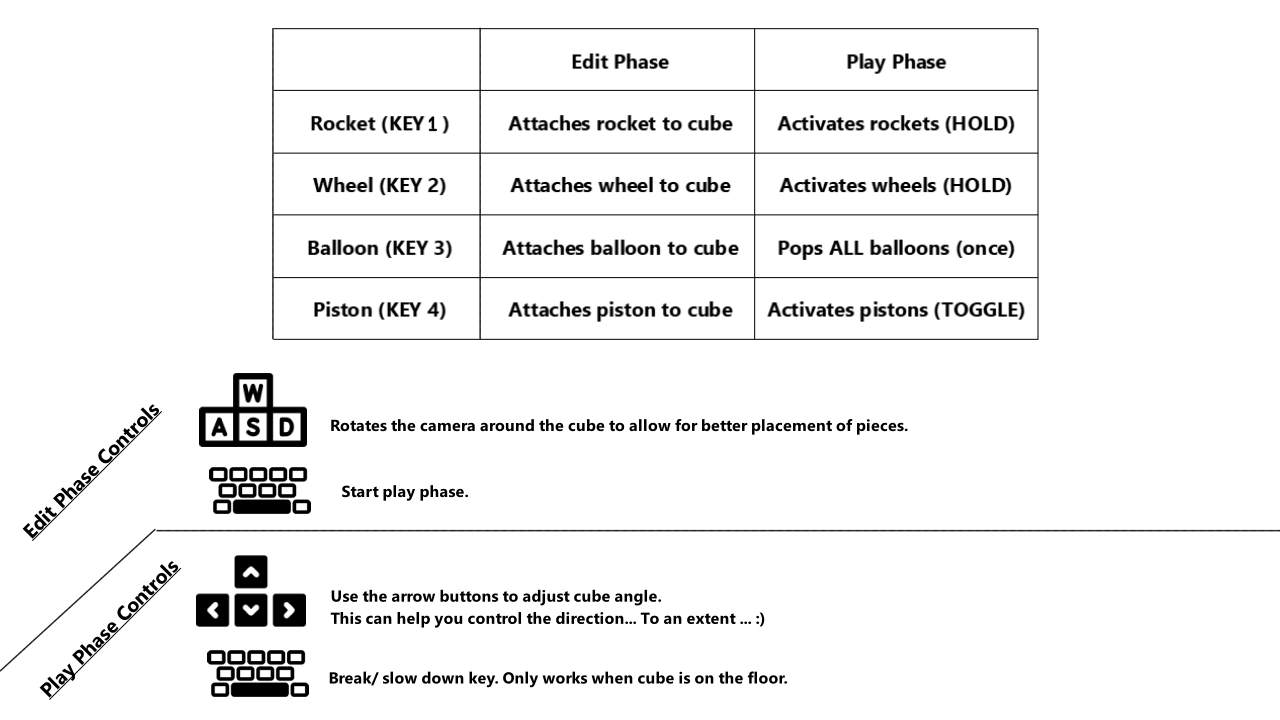
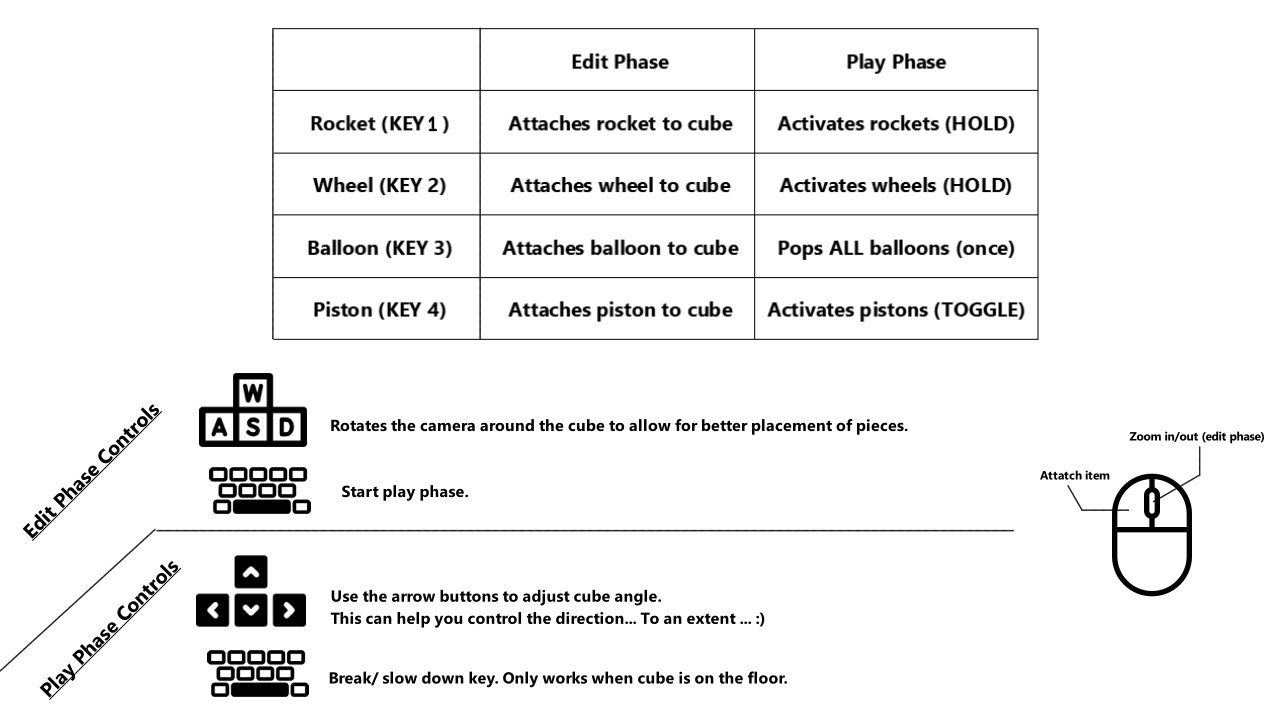
Before/after of a 1280px x 720px layered artwork. What changed in the layer stack:
added group "mouse controls" with 4 layers in group "All Ui" over bbox(1024, 431, 1216, 597)
added layer "lines" in group "mouse controls" over bbox(1040, 431, 1216, 512)
added layer "mouse.png" in group "mouse controls" over bbox(1088, 471, 1216, 597)
painted on "divider" over bbox(1013, 431, 1280, 597)
